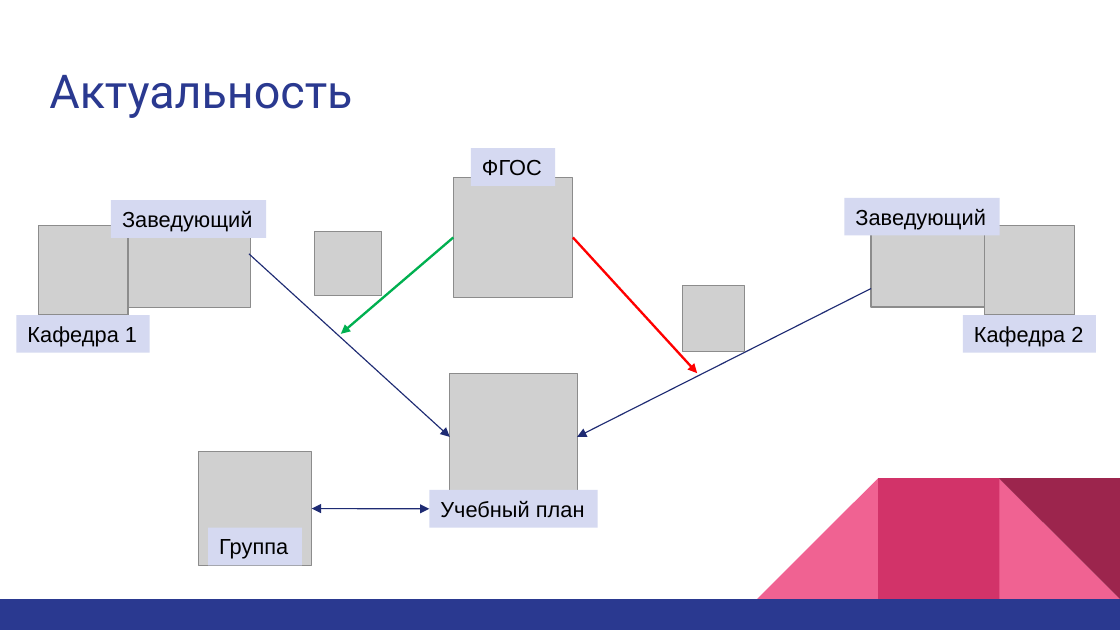
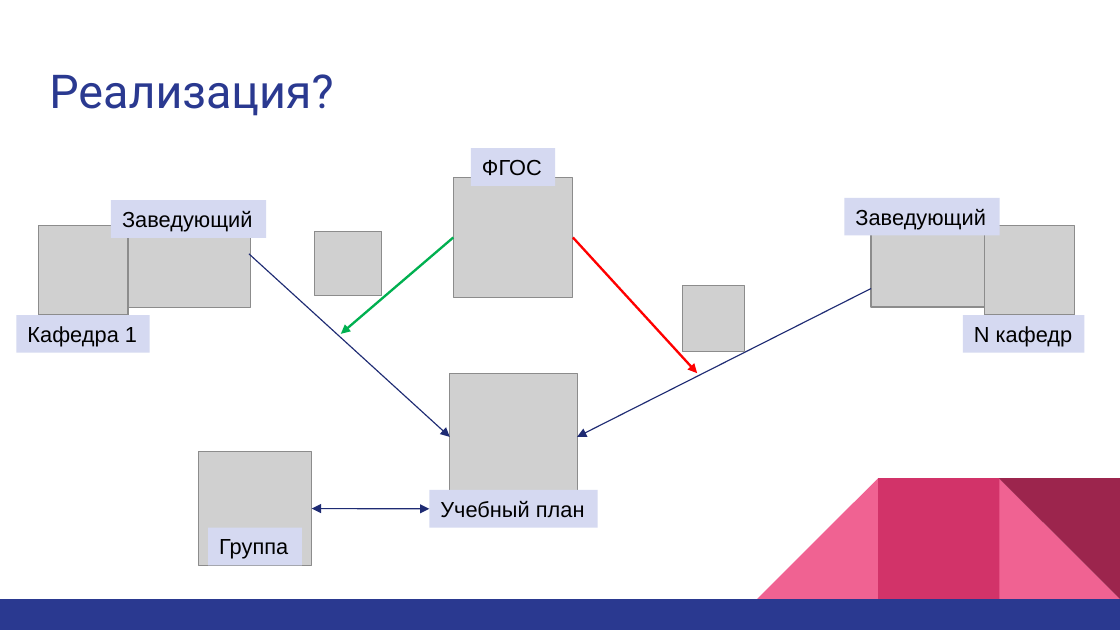
Before and after one commit to bogya345/Diplom, a slide deck: slide 22 of @_docs/bogya/presentation.pptx (slide 2 before the commit). Drawn at 1120x630 pixels with LibreOffice and Linux fonts; fonts in the diff are those of the drawing; grey boxes stand for pictures. Boxes give left, top, right and bottom in pixels: in the first picture for what was removed or moved away, otherwise in the second. Text is boxed around its words. In the diff, an @@ line names an element or a change of style, - is before the commit and + after.

```diff
--- a/@_docs/bogya/presentation.pptx
+++ b/@_docs/bogya/presentation.pptx
@@ title at [49,74,333,116]: text changed @@
-Актуальность
+Реализация?
@@ rectangle "N кафедр": place and size @@
-rectangle "N кафедр" at [963,315,1096,353]
+rectangle "N кафедр" at [963,315,1085,353]
@@ text in rectangle at [974,326,1073,347]: text changed @@
-Кафедра 2
+N кафедр
```
Also in this commit, not shown: 2 other slides changed, 2 slides added.
